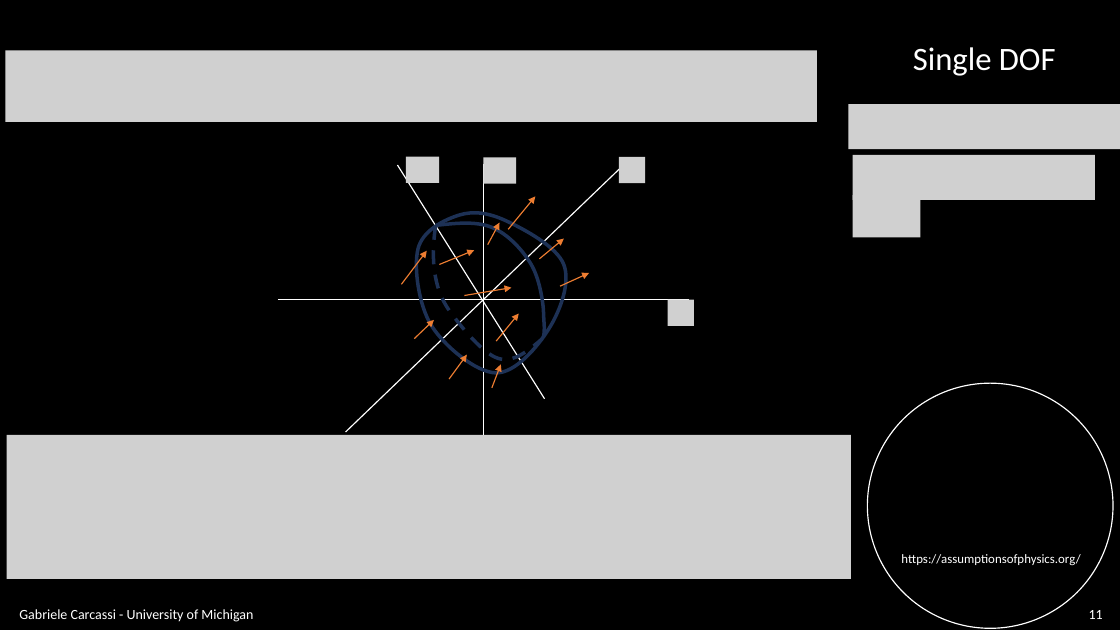
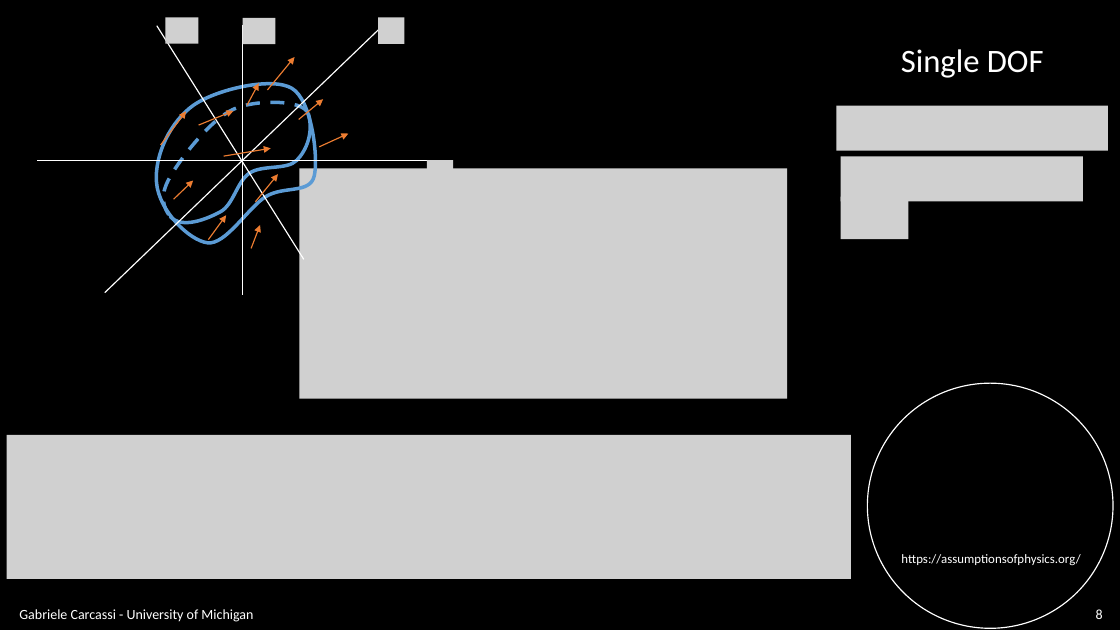
Before and after one commit to assumptionsofphysics/slides, a slide deck: slide 8 of BookCompanions-v2/RP-Class-4.pptx (slide 11 before the commit). Drawn at 1120x630 pixels with LibreOffice and Linux fonts; fonts in the diff are those of the drawing; grey boxes stand for pictures; background and template pictures are left out. Boxes give left, top, right and bottom in pixels: in the first picture for what was removed or moved away, otherwise in the second. Text is boxed around its words. In the diff, an @@ line names an element or a change of style, - is before the commit and + after.

```diff
--- a/BookCompanions-v2/RP-Class-4.pptx
+++ b/BookCompanions-v2/RP-Class-4.pptx
@@ picture removed at [6,50,818,122] @@
@@ freeform shape added at [137,71,335,253], outline #5B9BD5 3 pt @@
@@ freeform shape added at [163,103,308,215], outline #5B9BD5 3 pt dashed @@
@@ freeform shape added at [171,113,311,223], outline #5B9BD5 3 pt @@
@@ picture added at [299,168,787,398] @@
@@ 3 pictures, 1 text: place and size @@
-3 pictures, 1 text at [849,47,1120,237]
+3 pictures, 1 text at [837,49,1108,239]
@@ 11 arrows, 4 pictures, 4 lines: place and size @@
-11 arrows, 4 pictures, 4 lines at [278,157,694,435]
+11 arrows, 4 pictures, 4 lines at [37,18,453,296]
@@ freeform shape removed at [417,213,566,373] @@
@@ freeform shape removed at [434,226,543,360] @@
@@ freeform shape removed at [436,223,544,338] @@
@@ page number at [1096,609,1103,619]: text changed @@
-11
+8
```
Also in this commit, not shown: 8 other slides changed, 6 slides removed.
